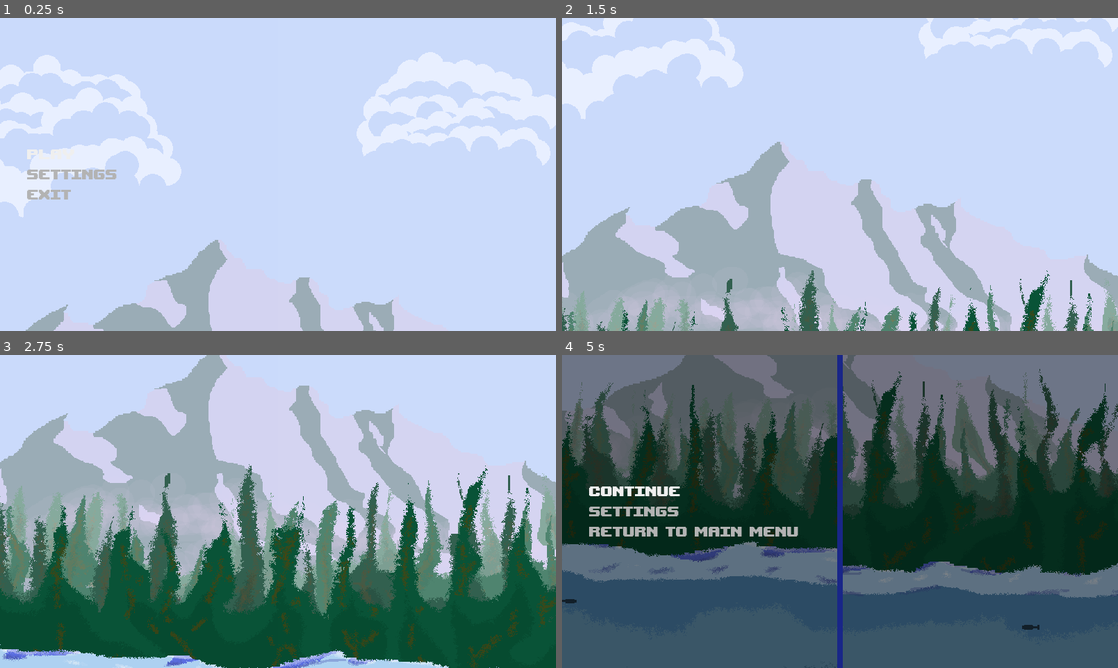
Above: before the commit, frames 1-4 (two rows, left to right).
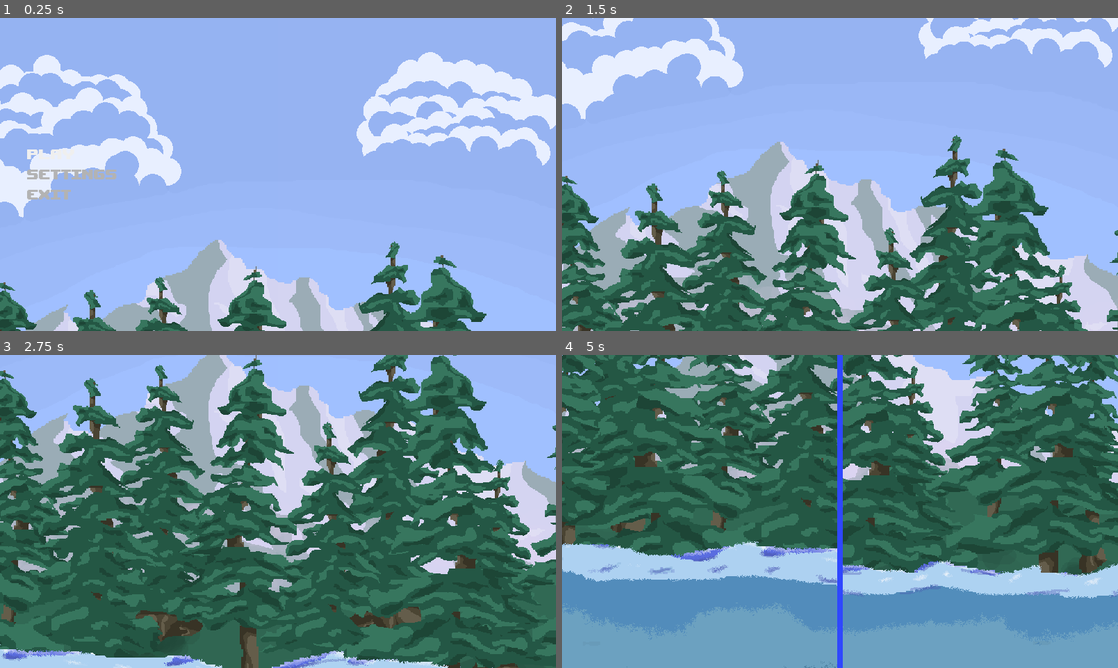
Above: after the commit, the same moments.

Repository: Lunatic-Games/the-big-fish
Game: Godot game, scene res://core/core.tscn
Same seed, same stepped clock (60 frames per second), same inputs: the game is played once before the commit and once after it.
Inputs (mouse positions are in pixels of both pictures, inside the frame that each line leads up to):
- Up to frame 1 (0.25 s): no input
- Up to frame 2 (1.5 s): click "Play" at 0.5 s; move the mouse to (962, 158) at 1.27 s; hold Right (ui_right) from 1.28 s (still down); click (962, 158) at 1.42 s
- Up to frame 3 (2.75 s): move the mouse to (166, 527) at 2.02 s; release Right (ui_right) at 2.03 s; hold Left (ui_left) from 2.03 s (still down)
- Up to frame 4 (5 s): move the mouse to (895, 442) at 2.77 s; release Left (ui_left) at 2.78 s; hold Right (ui_right) 2.78-4.28 s; move the mouse to (812, 574) at 3.52 s; click (812, 574) at 3.67 s; move the mouse to (1006, 558) at 4.27 s; hold Left (ui_left) from 4.28 s (still down); tap Escape (pause) at 4.9 s

The runs differ from the first frame. In frame 1, 82% of the frame differs, in the area x 0-100%, y 0-100%; in frame 2, 79%; in frame 3, 78%; in frame 4, 95%.

Commit message:
Added catching fish

Diff:
--- a/core/core.gd
+++ b/core/core.gd
@@ -28,6 +28,8 @@
 
 # Start outro transition
 func _return_to_main_menu():
+	print("Returning to main menu")
+	get_tree().paused = true
 	$LeftSide/Viewport/Game.reverse_animation()
 	$RightSide/Viewport/Game.reverse_animation()
 
@@ -38,6 +40,7 @@
 # Show pause menu
 func _on_Game_paused():
 	$PauseMenu.visible = true
+	$PauseMenu.ignore_pause = true
 	$PauseMenu/MarginContainer/VBoxContainer/ContinueButton.grab_focus()
 
 # Split screen
--- a/fish/fish.gd
+++ b/fish/fish.gd
@@ -1,10 +1,17 @@
 extends Area2D
 
+signal caught
+
+var on_hook = false
+var buttons_pressed = 0
+var shown_button
 var velocity = Vector2(-0.75, 0)
 var last_movement = Vector2()  # Undo last movement on exiting area
 
 const VERTICAL_MAX = 0.45  # Vertical movement will be in range (-VM, VM)
 const SPEED = 50  # Multiplies velocity
+const BUTTONS = ["AButton", "BButton", "XButton", "YButton"]
+const BUTTONS_TO_CATCH = 3
 
 # Start with a random velocity
 func _ready():
@@ -15,12 +22,27 @@
 	last_movement = velocity * delta * SPEED
 	position += last_movement
 
+	if shown_button:
+		if Input.is_action_just_pressed("a_button_left") and shown_button == "AButton":
+			correct_button_pressed(shown_button)
+		if Input.is_action_just_pressed("b_button_left") and shown_button == "BButton":
+			correct_button_pressed(shown_button)
+		if Input.is_action_just_pressed("x_button_left") and shown_button == "XButton":
+			correct_button_pressed(shown_button)
+		if Input.is_action_just_pressed("y_button_left") and shown_button == "YButton":
+			correct_button_pressed(shown_button)
+
+
+
 # Change movement
 func _on_DirectionTimer_timeout():
 	random_velocity()
 
 # Turn back
 func _on_Fish_area_exited(area):
+	if !area.is_in_group("fish_area"):
+		return
+
 	position -= last_movement
 
 	var area_width = area.get_node("CollisionShape2D").shape.get_extents().x * 2
@@ -38,9 +60,36 @@
 
 # Get a random vertical and horizontal velocity
 func random_velocity():
-	var vertical = rand_range(-0.45, 0.45)
+	#var vertical = rand_range(-0.45, 0.45)
+	var vertical = 0
 	var horizontal = randi() % 2
 	if horizontal == 0:
 		horizontal = -1
 	$Sprite.flip_h = horizontal > 0
 	velocity = Vector2(horizontal, vertical)
+
+func _on_Fish_area_entered(area):
+	if area.is_in_group("hook"):
+		on_hook = true
+		display_button()
+
+func display_button():
+	var button
+	while true:
+		button = BUTTONS[randi() % 4]
+		if button != shown_button:
+			break
+	shown_button = button
+	get_node(button).visible = true
+
+func correct_button_pressed(button_pressed):
+	get_node(button_pressed).visible = false
+	buttons_pressed += 1
+	if buttons_pressed == BUTTONS_TO_CATCH:
+		$AnimationPlayer.play("fade_out")
+	else:
+		display_button()
+
+func gone():
+	queue_free()
+	emit_signal("caught")
--- a/fish/fish.tscn
+++ b/fish/fish.tscn
@@ -1,12 +1,62 @@
-[gd_scene load_steps=4 format=2]
+[gd_scene load_steps=10 format=2]
 
 [ext_resource path="res://fish/fish.png" type="Texture" id=1]
 [ext_resource path="res://fish/fish.gd" type="Script" id=2]
+[ext_resource path="res://fish/button_a.png" type="Texture" id=3]
+[ext_resource path="res://fish/button_y.png" type="Texture" id=4]
+[ext_resource path="res://fish/button_b.png" type="Texture" id=5]
+[ext_resource path="res://fish/button_x.png" type="Texture" id=6]
 
 [sub_resource type="RectangleShape2D" id=1]
 extents = Vector2( 16.1146, 4.19395 )
 
-[node name="Fish" type="Area2D"]
+[sub_resource type="Animation" id=2]
+resource_name = "fade_in"
+tracks/0/type = "value"
+tracks/0/path = NodePath("Sprite:modulate")
+tracks/0/interp = 1
+tracks/0/loop_wrap = true
+tracks/0/imported = false
+tracks/0/enabled = true
+tracks/0/keys = {
+"times": PoolRealArray( 0, 1 ),
+"transitions": PoolRealArray( 1, 1 ),
+"update": 0,
+"values": [ Color( 1, 1, 1, 0 ), Color( 1, 1, 1, 0.588235 ) ]
+}
+
+[sub_resource type="Animation" id=3]
+resource_name = "fade_out"
+tracks/0/type = "value"
+tracks/0/path = NodePath("Sprite:modulate")
+tracks/0/interp = 1
+tracks/0/loop_wrap = true
+tracks/0/imported = false
+tracks/0/enabled = true
+tracks/0/keys = {
+"times": PoolRealArray( 0, 1 ),
+"transitions": PoolRealArray( 1, 1 ),
+"update": 0,
+"values": [ Color( 1, 1, 1, 0.588235 ), Color( 1, 1, 1, 0 ) ]
+}
+tracks/1/type = "method"
+tracks/1/path = NodePath(".")
+tracks/1/interp = 1
+tracks/1/loop_wrap = true
+tracks/1/imported = false
+tracks/1/enabled = true
+tracks/1/keys = {
+"times": PoolRealArray( 1 ),
+"transitions": PoolRealArray( 1 ),
+"values": [ {
+"args": [  ],
+"method": "gone"
+} ]
+}
+
+[node name="Fish" type="Area2D" groups=[
+"fish",
+]]
 position = Vector2( 480.535, 286.396 )
 script = ExtResource( 2 )
 __meta__ = {
@@ -17,11 +67,37 @@
 shape = SubResource( 1 )
 
 [node name="Sprite" type="Sprite" parent="."]
-modulate = Color( 1, 1, 1, 0.588235 )
+modulate = Color( 1, 1, 1, 0 )
 texture = ExtResource( 1 )
 
 [node name="DirectionTimer" type="Timer" parent="."]
 wait_time = 4.0
 autostart = true
+
+[node name="AButton" type="Sprite" parent="."]
+visible = false
+position = Vector2( 0, -22 )
+texture = ExtResource( 3 )
+
+[node name="BButton" type="Sprite" parent="."]
+visible = false
+position = Vector2( 0, -22 )
+texture = ExtResource( 5 )
+
+[node name="XButton" type="Sprite" parent="."]
+visible = false
+position = Vector2( 0, -22 )
+texture = ExtResource( 6 )
+
+[node name="YButton" type="Sprite" parent="."]
+visible = false
+position = Vector2( 0, -22 )
+texture = ExtResource( 4 )
+
+[node name="AnimationPlayer" type="AnimationPlayer" parent="."]
+autoplay = "fade_in"
+anims/fade_in = SubResource( 2 )
+anims/fade_out = SubResource( 3 )
+[connection signal="area_entered" from="." to="." method="_on_Fish_area_entered"]
 [connection signal="area_exited" from="." to="." method="_on_Fish_area_exited"]
 [connection signal="timeout" from="DirectionTimer" to="." method="_on_DirectionTimer_timeout"]
--- a/game/game.gd
+++ b/game/game.gd
@@ -5,24 +5,72 @@
 signal scrolled_togther  # Hide divider
 signal scrolled_up  # Show main menu
 
-var reversing_scroll = false
 export (String) var side = ""
 
+const HOOK_DEPTH = 165
+var hook_scene = preload("res://hook/hook.tscn")
+var fish_scene = preload("res://fish/fish.tscn")
+var side_instance
+var reversing_scroll = false
+var casting = false
+var line_cast = false
 
 # Set camera position and remove unneeded assets
 func _ready():
+	if side == "left":
+		side_instance = get_node("Water/LeftSide")
+	elif side == "right":
+		side_instance = get_node("Water/RightSide")
+
 	$AnimationPlayer.play(side + "_scroll_down", -1, 0)
+
 	if side == "left":
-		$Water/RightArea.queue_free()
+		$Water/RightSide.queue_free()
 	elif side == "right":
-		$Water/LeftArea.queue_free()
+		$Water/LeftSide.queue_free()
+
+	spawn_fish()
 
 
 # Handle pausing
 func _process(_delta):
-	if !get_tree().paused and Input.is_action_just_pressed("pause"):
+	print("Paused: ", get_tree().paused)
+	if Input.is_action_just_pressed("pause"):
 		get_tree().paused = true
 		emit_signal("paused")
+
+	if side_action_pressed("cast") and !line_cast:
+		side_instance.get_node("CastBar").value += 1
+		casting = true
+
+	if side_action_just_released("cast") and casting and !line_cast:
+		casting = false
+		line_cast = true
+		var prog_bar = side_instance.get_node("CastBar")
+
+		var hook = hook_scene.instance()
+		hook.position = prog_bar.rect_position
+		hook.position.x += prog_bar.rect_size.x * prog_bar.value / prog_bar.max_value
+		hook.position.y += HOOK_DEPTH
+		side_instance.add_child(hook)
+
+		prog_bar.value = 0
+
+func spawn_fish():
+	line_cast = false
+	var fish = fish_scene.instance()
+	fish.position = side_instance.get_node("FishArea/SpawnPosition").position
+	fish.connect("caught", self, "spawn_fish")
+	side_instance.get_node("FishArea").add_child(fish)
+
+func side_action_pressed(action):
+	return Input.is_action_pressed(action + "_" + side)
+
+func side_action_just_pressed(action):
+	return Input.is_action_just_pressed(action + "_" + side)
+
+func side_action_just_released(action):
+	return Input.is_action_just_released(action + "_" + side)
 
 # Begin to scroll away
 func scrolled_to_bottom():
@@ -30,7 +78,6 @@
 		return
 	emit_signal("scrolled_down")
 	$AnimationPlayer.play(side + "_scroll_away")
-
 
 # Begin reverse scroll
 func reverse_animation():
@@ -53,4 +100,5 @@
 
 # Begin playing game
 func scrolled_away():
-	get_tree().paused = false
+	if not reversing_scroll:
+		get_tree().paused = false
--- a/game/game.tscn
+++ b/game/game.tscn
@@ -2,8 +2,7 @@
 
 [ext_resource path="res://game/mountains.png" type="Texture" id=1]
 [ext_resource path="res://game/game.gd" type="Script" id=2]
-[ext_resource path="res://fish/fish.tscn" type="PackedScene" id=3]
-[ext_resource path="res://game/forest2.png" type="Texture" id=4]
+[ext_resource path="res://game/forest.png" type="Texture" id=4]
 [ext_resource path="res://game/lake.png" type="Texture" id=5]
 [ext_resource path="res://player/player.png" type="Texture" id=6]
 
@@ -25,6 +24,8 @@
 
 [sub_resource type="RectangleShape2D" id=5]
 extents = Vector2( 164.044, 60.4495 )
+
+[sub_resource type="StyleBoxEmpty" id=11]
 
 [sub_resource type="Animation" id=1]
 resource_name = "left_scroll_away"
@@ -36,7 +37,7 @@
 tracks/0/imported = false
 tracks/0/enabled = true
 tracks/0/keys = {
-"times": PoolRealArray( 0, 1 ),
+"times": PoolRealArray( 0, 2 ),
 "transitions": PoolRealArray( 1, 1 ),
 "values": [ {
 "args": [  ],
@@ -150,7 +151,7 @@
 tracks/0/imported = false
 tracks/0/enabled = true
 tracks/0/keys = {
-"times": PoolRealArray( 0, 1 ),
+"times": PoolRealArray( 0, 2 ),
 "transitions": PoolRealArray( 1, 1 ),
 "values": [ {
 "args": [  ],
@@ -255,60 +256,100 @@
 }
 
 [node name="Game" type="Node2D"]
-pause_mode = 2
+pause_mode = 1
 script = ExtResource( 2 )
 
 [node name="Mountains" type="Sprite" parent="."]
 texture = ExtResource( 1 )
 
 [node name="Forest" type="Sprite" parent="."]
-position = Vector2( 0, 232.411 )
+position = Vector2( -64, 180 )
 texture = ExtResource( 4 )
 
 [node name="Water" type="AnimatedSprite" parent="."]
-position = Vector2( 0, 637.183 )
+pause_mode = 1
+position = Vector2( -128, 522 )
 frames = SubResource( 8 )
+frame = 1
 speed_scale = 0.5
 playing = true
 
-[node name="Player" type="Sprite" parent="Water"]
+[node name="LeftSide" type="Node2D" parent="Water"]
+
+[node name="Player" type="Sprite" parent="Water/LeftSide"]
 position = Vector2( -960, -56.493 )
 texture = ExtResource( 6 )
 region_enabled = true
 region_rect = Rect2( 0, 0, 128, 128 )
 
-[node name="LeftArea" type="Area2D" parent="Water"]
+[node name="FishArea" type="Area2D" parent="Water/LeftSide" groups=[
+"fish_area",
+]]
 pause_mode = 1
-position = Vector2( -732.331, 124.772 )
+position = Vector2( -732.33, 124 )
 __meta__ = {
 "_edit_group_": true
 }
 
-[node name="CollisionShape2D" type="CollisionShape2D" parent="Water/LeftArea"]
+[node name="CollisionShape2D" type="CollisionShape2D" parent="Water/LeftSide/FishArea"]
 shape = SubResource( 5 )
 
-[node name="Fish" parent="Water/LeftArea" instance=ExtResource( 3 )]
-position = Vector2( -146.502, -52.9623 )
-
-[node name="RightArea" type="Area2D" parent="Water"]
+[node name="SpawnPosition" type="Position2D" parent="Water/LeftSide/FishArea"]
+position = Vector2( -89.3005, 30.8089 )
+
+[node name="CastBar" type="ProgressBar" parent="Water/LeftSide"]
+margin_left = -930.0
+margin_top = -14.0
+margin_right = -530.0
+rect_min_size = Vector2( 400, 0 )
+custom_styles/bg = SubResource( 11 )
+percent_visible = false
+__meta__ = {
+"_edit_use_anchors_": false
+}
+
+[node name="RightSide" type="Node2D" parent="Water"]
+
+[node name="Player" type="Sprite" parent="Water/RightSide"]
+position = Vector2( 960, -23.684 )
+texture = ExtResource( 6 )
+flip_h = true
+region_enabled = true
+region_rect = Rect2( 0, 0, 128, 128 )
+
+[node name="FishArea" type="Area2D" parent="Water/RightSide" groups=[
+"fish_area",
+]]
 pause_mode = 1
 position = Vector2( 724.897, 124 )
 __meta__ = {
 "_edit_group_": true
 }
 
-[node name="CollisionShape2D" type="CollisionShape2D" parent="Water/RightArea"]
+[node name="CollisionShape2D" type="CollisionShape2D" parent="Water/RightSide/FishArea"]
 shape = SubResource( 5 )
 
-[node name="Fish" parent="Water/RightArea" instance=ExtResource( 3 )]
-position = Vector2( 5.59717, 6.37219 )
+[node name="SpawnPosition" type="Position2D" parent="Water/RightSide/FishArea"]
+position = Vector2( 6.70905, 29.9723 )
+
+[node name="CastBar" type="ProgressBar" parent="Water/RightSide"]
+margin_left = -930.0
+margin_top = -14.0
+margin_right = -530.0
+rect_min_size = Vector2( 400, 0 )
+custom_styles/bg = SubResource( 11 )
+percent_visible = false
+__meta__ = {
+"_edit_use_anchors_": false
+}
 
 [node name="Camera2D" type="Camera2D" parent="."]
 pause_mode = 2
-position = Vector2( -256, -144 )
+position = Vector2( 384, 434 )
 current = true
 
 [node name="AnimationPlayer" type="AnimationPlayer" parent="."]
+pause_mode = 2
 anims/left_scroll_away = SubResource( 1 )
 anims/left_scroll_down = SubResource( 2 )
 anims/right_scroll_away = SubResource( 3 )
--- /dev/null
+++ b/hook/hook.gd
@@ -0,0 +1,11 @@
+extends Area2D
+
+var hooked_fish
+
+func _ready():
+	pass
+
+
+func _on_Hook_area_entered(area):
+	if area.is_in_group("fish"):
+		queue_free()
--- /dev/null
+++ b/hook/hook.tscn
@@ -0,0 +1,19 @@
+[gd_scene load_steps=4 format=2]
+
+[ext_resource path="res://hook/hook.png" type="Texture" id=1]
+[ext_resource path="res://hook/hook.gd" type="Script" id=2]
+
+[sub_resource type="RectangleShape2D" id=1]
+extents = Vector2( 3.60746, 3.43752 )
+
+[node name="Hook" type="Area2D" groups=[
+"hook",
+]]
+script = ExtResource( 2 )
+
+[node name="Sprite" type="Sprite" parent="."]
+texture = ExtResource( 1 )
+
+[node name="CollisionShape2D" type="CollisionShape2D" parent="."]
+shape = SubResource( 1 )
+[connection signal="area_entered" from="." to="." method="_on_Hook_area_entered"]
--- a/project.godot
+++ b/project.godot
@@ -84,6 +84,31 @@
 , Object(InputEventKey,"resource_local_to_scene":false,"resource_name":"","device":0,"alt":false,"shift":false,"control":false,"meta":false,"command":false,"pressed":false,"scancode":16777217,"unicode":0,"echo":false,"script":null)
  ]
 }
+cast_left={
+"deadzone": 0.5,
+"events": [ Object(InputEventJoypadButton,"resource_local_to_scene":false,"resource_name":"","device":0,"button_index":0,"pressure":0.0,"pressed":false,"script":null)
+ ]
+}
+a_button_left={
+"deadzone": 0.5,
+"events": [ Object(InputEventJoypadButton,"resource_local_to_scene":false,"resource_name":"","device":0,"button_index":0,"pressure":0.0,"pressed":false,"script":null)
+ ]
+}
+b_button_left={
+"deadzone": 0.5,
+"events": [ Object(InputEventJoypadButton,"resource_local_to_scene":false,"resource_name":"","device":0,"button_index":1,"pressure":0.0,"pressed":false,"script":null)
+ ]
+}
+x_button_left={
+"deadzone": 0.5,
+"events": [ Object(InputEventJoypadButton,"resource_local_to_scene":false,"resource_name":"","device":0,"button_index":2,"pressure":0.0,"pressed":false,"script":null)
+ ]
+}
+y_button_left={
+"deadzone": 0.5,
+"events": [ Object(InputEventJoypadButton,"resource_local_to_scene":false,"resource_name":"","device":0,"button_index":3,"pressure":0.0,"pressed":false,"script":null)
+ ]
+}
 
 [rendering]
 
--- a/ui/pause_menu.gd
+++ b/ui/pause_menu.gd
@@ -4,6 +4,16 @@
 signal go_to_settings
 signal go_to_main_menu
 
+var ignore_pause = true
+
+func _process(delta):
+	if Input.is_action_just_pressed("pause"):
+		if ignore_pause:
+			ignore_pause = false
+		else:
+			_on_ContinueButton_pressed()
+	if Input.is_action_just_pressed("ui_cancel"):
+		_on_ContinueButton_pressed()
 
 # Unpause game
 func _on_ContinueButton_pressed():
Binary file added: fish/button_a.png
Not shown, added: fish/button_a.png.import
Binary file added: fish/button_b.png
Not shown, changed: fish/button_b.png.import
Binary file added: fish/button_x.png
Not shown, added: fish/button_x.png.import
Binary file added: fish/button_y.png
Not shown, added: fish/button_y.png.import
Binary file changed: game/forest.png
Binary file removed: game/forest2.png
Binary file changed: game/mountains.png
Binary file added: hook/hook.png
(and 1 more such lines)
